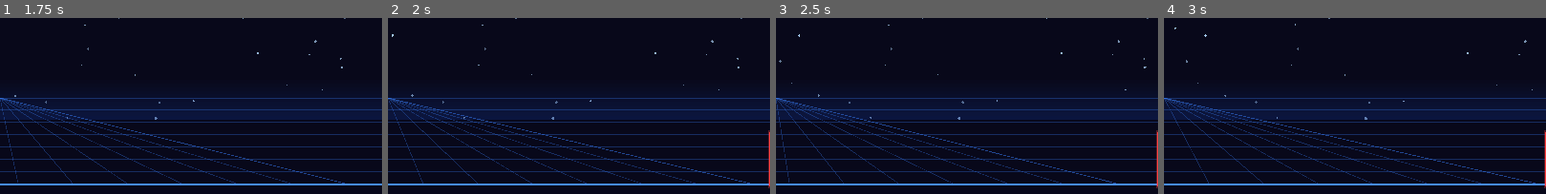
Above: before the commit, frames 1-4 (left to right).
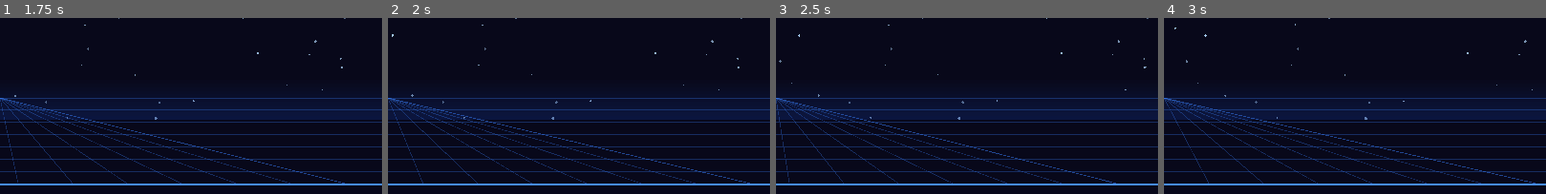
Above: after the commit, the same moments.

Repository: Charles2339/Gone-Game
Game: Godot game, scene res://scenes/Main.tscn
Same seed, same stepped clock (60 frames per second), same inputs: the game is played once before the commit and once after it.
Inputs (mouse positions are % of the whole screen's width and height, from its top left):
- Up to frame 1 (1.75 s): tap Enter at 0.5, 0.6, 1.35 s; move the mouse to (72, 55) at 0.52 s; hold Up from 0.53 s (still down); click (72, 55) at 0.67 s; tap Space at 0.77, 1.52 s; move the mouse to (30, 67) at 1.27 s
- Up to frame 2 (2 s): keep holding Up
- Up to frame 3 (2.5 s): move the mouse to (60, 34) at 2.02 s; release Up at 2.03 s; hold Down from 2.03 s (still down); tap Enter at 2.1 s
- Up to frame 4 (3 s): move the mouse to (45, 85) at 2.77 s; release Down at 2.78 s; hold Up from 2.78 s (still down); tap Enter at 2.85 s; click (45, 85) at 2.92 s
The pictures show only the part of the screen within x 50-100%, y 50-100%; the shares and areas given below are measured in that part.

Frame 1 is identical in both runs. In frame 2, 0.2% of the frame differs, in the area x 99-100%, y 63-97%; in frame 3, 0.2%; in frame 4, 0.2%.
Error after the commit: Invalid call. Nonexistent function 'setup' in base 'KinematicBody2D'. (res://scripts/ObstacleSpawner.gd:71)

Commit message:
gameplay overhaul: physics, stickman anims, ragdoll, parallax, coins, bg fix

Diff:
--- a/scripts/Obstacle.gd
+++ b/scripts/Obstacle.gd
@@ -1,37 +1,96 @@
-extends KinematicBody2D
+extends StaticBody2D
 class_name Obstacle
 
 var speed : float = 0.0
-var col   : Color = Color(1.0, 0.25, 0.25, 1.0)
-var glow  : Color = Color(1.0, 0.25, 0.25, 0.3)
 var w     : float = 40.0
 var h     : float = 60.0
-var kind  : String = "low"   # "low" | "high" | "top"
+var kind  : String = "low"
+
+const C_LOW  = Color(1.00, 0.28, 0.28, 1.0)
+const C_MED  = Color(1.00, 0.58, 0.12, 1.0)
+const C_TALL = Color(0.85, 0.20, 0.90, 1.0)
+const C_HANG = Color(0.20, 0.70, 1.00, 1.0)
+
+var draw_col : Color = C_LOW
 
 func _ready():
-	pass
+	add_to_group("obstacles")
 
 func setup(p_speed: float, p_kind: String, p_w: float, p_h: float):
-	speed = p_speed
-	kind  = p_kind
-	w = p_w
-	h = p_h
-	# update collision shape
+	speed    = p_speed
+	kind     = p_kind
+	w        = p_w
+	h        = p_h
 	var shape = $CollisionShape2D.shape as RectangleShape2D
 	shape.extents = Vector2(w * 0.5, h * 0.5)
+	match kind:
+		"low":  draw_col = C_LOW
+		"med":  draw_col = C_MED
+		"tall": draw_col = C_TALL
+		"hang": draw_col = C_HANG
 
-func _physics_process(delta):
-	var _v = move_and_slide(Vector2(-speed, 0), Vector2.UP)
-	if position.x < -200:
+func _process(delta):
+	position.x -= speed * delta
+	if position.x < -220:
 		queue_free()
+	update()
 
 func _draw():
-	# glow
-	draw_rect(Rect2(-w*0.5 - 4, -h*0.5 - 4, w + 8, h + 8),
-	          Color(glow.r, glow.g, glow.b, 0.3), true)
-	# fill
-	draw_rect(Rect2(-w*0.5, -h*0.5, w, h),
-	          Color(col.r, col.g, col.b, 0.18), true)
-	# border
-	draw_rect(Rect2(-w*0.5, -h*0.5, w, h), col, false, 2.5)
-	update()
+	var c  = draw_col
+	var gc = Color(c.r, c.g, c.b, 0.12)
+	var fc = Color(c.r, c.g, c.b, 0.18)
+
+	# Outer glow halo
+	draw_rect(Rect2(-w*0.5 - 7, -h*0.5 - 7, w + 14, h + 14),
+	          Color(c.r, c.g, c.b, 0.08), true)
+	draw_rect(Rect2(-w*0.5 - 3, -h*0.5 - 3, w + 6, h + 6),
+	          Color(c.r, c.g, c.b, 0.12), true)
+
+	# Fill
+	draw_rect(Rect2(-w*0.5, -h*0.5, w, h), fc, true)
+
+	# Diagonal warning stripes (clipped to rect)
+	if kind != "hang":
+		var sw = 16.0
+		var num = int((w + h) / sw) + 3
+		for i in range(num):
+			var x0 = -w*0.5 + i * sw - h
+			var x1 = x0 + h
+			var ax = clamp(x0, -w*0.5, w*0.5)
+			var bx = clamp(x1, -w*0.5, w*0.5)
+			if ax >= bx: continue
+			var ay_off = (ax - x0) / h
+			var by_off = (bx - x0) / h
+			draw_line(
+				Vector2(ax, -h*0.5 + h * ay_off),
+				Vector2(bx, -h*0.5 + h * by_off),
+				Color(c.r, c.g, c.b, 0.22), 3.5
+			)
+
+	# Border
+	draw_rect(Rect2(-w*0.5, -h*0.5, w, h), c, false, 2.5)
+
+	# Top edge highlight
+	draw_line(Vector2(-w*0.5 + 2, -h*0.5), Vector2(w*0.5 - 2, -h*0.5),
+	          Color(1.0, 1.0, 1.0, 0.55), 1.8)
+
+	# Corner marks
+	var cm = min(w, h) * 0.14
+	draw_line(Vector2(-w*0.5, -h*0.5), Vector2(-w*0.5 + cm, -h*0.5), c, 2.0)
+	draw_line(Vector2(-w*0.5, -h*0.5), Vector2(-w*0.5, -h*0.5 + cm), c, 2.0)
+	draw_line(Vector2( w*0.5, -h*0.5), Vector2( w*0.5 - cm, -h*0.5), c, 2.0)
+	draw_line(Vector2( w*0.5, -h*0.5), Vector2( w*0.5, -h*0.5 + cm), c, 2.0)
+
+	# Hanging obstacle — spikes on bottom
+	if kind == "hang":
+		var ns = max(2, int(w / 22.0))
+		var sw2 = w / ns
+		for i in range(ns):
+			var sx = -w*0.5 + sw2 * (float(i) + 0.5)
+			draw_line(Vector2(sx, h*0.5), Vector2(sx, h*0.5 + 14), c, 2.5)
+			var spike_pts = PoolVector2Array([
+				Vector2(sx - 5, h*0.5 + 14),
+				Vector2(sx, h*0.5 + 22),
+				Vector2(sx + 5, h*0.5 + 14)
+			])
+			draw_colored_polygon(spike_pts, c)
